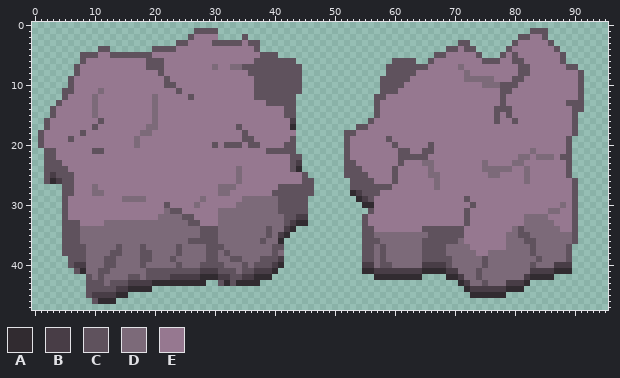
File history of a sprite sheet, assets/_data/images/mountains.png. Above, as it was before the edit.
The file is 96x48 pixels.
Palette (. is transparent): A #312b30  B #483d46  C #5f525d  D #7c6a79  E #967890
Pixels before (only the part around the change), first column x 0:
 0 ................................................................................................
 1 ...........................CCCC....................................................CCC..........
 2 ..........................CEEEE....C.............................................CCEEC..........
 3 ........................CCEEEECCCCCECC.................................CC.......CEEEEEC.........
 4 ...........CC.......CCCCEEEEEEEEEEEEEC...............................CCECC.....CEEEEEEEC........
 5 ........CCCEECCCCCCCEEEEEEEEEEEEEEEEEECCC..........................CCEEEEEC...CECEEEEEEEC.......
 6 ........CEEEEEEEEEECCCEEEEEEEEEEEEEEECCCCCCC................CCCC..CEEEEEEEECCCEECCEEEEEEC.......
 7 .......CEEEEEEEEEEECCCEEEEEEEEDEEDDCCCCCCCCCC..............CCCCCCCEEEEEDEEEEEEEEECCEEEEEECC.....
 8 .......CEEEEEEEEEEEEECEEEEEEEEEEEEEECCCCCCCCC..............CCCCCEEEEEEEEDEEEEEEEECCEEEEEEEEC....
 9 ......CEEEEEEEEEEEEEEECEEEEEEEEEEEEEECCCCCCCC.............CCCCCEEEEEEEEEDDDDDEEECCEEEEEEEEEC....
10 ......CEEEEEEEEEEEEEEECCEEEEEEEEEEEEECCCCCCCC.............CCCCEEEEEEEEEEEEEDDDCCCEEEEEEEEEEC....
11 .....CCEEEEDEEEEEEEEEEEECEEEEEEEEEEEECCCCCCCC.............CCCEEEEEEEEEEEEEEEEECCEEEEEEEEEEEC....
12 .....CEEEEDEEEEEEEEEDEEEEECEEEEEEEEEECCCCCCC.............CCEEEEEEEEEEEEEEEEEEECEEEEEEEEEEEEC....
13 ....CEEEEEDEEEEEEEEEDEEEEEEEEEEEEEEEEEECCCCC.............CEEEEEEEEEEEEEEEEEEEECEEEEEEEEEECCC....
14 ...CEEEEEEDEEEEEEEEEDEEEEEEEEEEEEEEEEEEEEECC.............CEEEEEEEEEEEEEEEEEEECCCEEEEEEEEEECC....
15 ...CEEEEEEDEEEEEEEEEDEEEEEEEEEEEEEEEEEEEEECC.............CEEEEEEEEEEEEEEEEEEECECEEEEEEEEEEC.....
16 ..CEEEEEEEECEEEEEEEEDEEEEEEEEEEEEEEEEEEEEEEB............CEEEEEEEEEEEEEEEEEEEECEECEEEEEEEEEC.....
17 ..CEEEEEEECEEEEEEEEDDEEEEEEEEEEEEECEEEEEEEEA..........CCEEEEEEEEEEEEEEEEEEEEEEEEEEEEEEEEEEC.....
18 .CEEEEEECEEEEEEEEEDDEEEEEEEEEEEEEEECEEEEEEEE........CCEEEEEEEEEEEEEEEEEEEEEEEEEEEEEEEEEEEEC.....
19 .CEEEECEEEEEEEEEEDEEEEEEEEEEEEEEEEECCEEEEEEC........CEEEEEECEEEEEEEEEEEEEEEEEEEEEEEEEEEEEC......
20 .CEEEEEEEEEEEEEEEDEEEEEEEEEEEECECCCECCEEEECC........CEEEEEEECEEEEECEEEEEEEEEEEEEEEEEEEEEEC......
21 ..CCEEEEEECCEEEEEEEEEEEEEEEEEEEEEEEEEEECCCCC........CEEEEEEEECCEECCEEEEEEEEEEEEEEEEDEEEEEC......
22 ..CCEEEEEEEEEEEEEEEEEEEEEEEEEEEEEEEEEEEEEEECC.......CEEEEEEEECCCCCEEEEEEEEEEEEEEEDDEDDDECC......
23 ..CCCEEEEEEEEEEEEEEEEEEEEEEEEEEEEEEEEEEEEEECB.......CCEEEEEEECEEEDDEEEEEEEEDEEEEDDEEEEEEEC......
24 ..CCCCEEEEEEEEEEEEEEEEEEEEEEEEEEEEDEEEEEEEECA.......CCCEEEEECEEEEEDEEEEEEEEDDDDDEEDEEEEEEC......
25 ..CBCCCEEEEEEEEEEEEEEEEEEEEEEEEEEEDEEEEEEEEEEC......CCCCEEEECEEEEEDDEEEEEEEEDDEEEEDEEEEEEC......
26 ..CABCCEEEEEEEEEEEEEEEEEEEEEEEEEEEDEEEEEEEEEECC......CCCCEEECEEEEEEDEEEEEEEEEEEEEEDEEEEEEEC.....
27 .....CCEEEDEEEEEEEEEEEEEEEEEEEEDDDEEEEEEECCCCCC......CCCCCCCEEEEEEEDEEEEEEEEEEEEEEEEEEEEEEC.....
28 .....CCEEEDDEEEEEEEEEEEEEEEEEEEDDEEEEEEECCCCCCC......ABCCCEEEEEEEEEEEEEEEEEEEEEEEEEEEEEEEEC.....
29 .....CEEEEEEEEEDDDDEEEEEEEEEDEEEEEEDDDDDDCCCCC........ABCEEEEEEEEEEEEEEECEEEEEEEEEEEEEEEEEC.....
30 .....CEEEEEEEEEEEEEEEECEEEEDEEEEEEDDDDDDDCCCCC.........AAEEEEEEEEEEEEEEEECEEEEEEEEEEEEEEDEC.....
31 .....CEEEEEEEEEEEEEEEEDCCEEEEEEDDDDDDDDDDCCCCC..........CEEEEEEEEEEEEEEECEEEEEEEEEEEEEDDEEC.....
32 .....CEEEEEEEEEEEEEEEDDDDCCEEEEDDDDDDDDDDDCCBB.........CEEEEEEEEEEEEEEEECEEEEEEEEEDDDDEEEEC.....
33 .....CCCEEEEDDDDDDDDDDDDDDCCEEEDDDDDDDDDDDCBAA.........CEEEEEEEEEEEEEEEECEEEEEEEEEDDDDDEEEC.....
34 .....CCCDDDDDDDDDDDDDDDDDDDDCCCDDDDDDDDCDDBA...........CCEEEEEEEECCCCCCCEEEEEEEEDCDDDDDDEEC.....
35 .....CCCDDDDDDDDDDDDDDDDDDDDCCCDDDDDDDDCDBA............CCDDDDDDDDDCCCCCCEEEEEEEDDCCDDDDDDDC.....
36 .....CCCDDDDDDDDDDDDDDDDDDCCCCCDDDDDDDCDDA.............CCCDDDDDDDCCCCCCDEEEEEEEDDDCCDDDDDDC.....
37 .....CCCCDDDDDCDDDCDDDDDCDDDDCCCDDDDDDDDCC.............CCDCDDDDDDCCCCDDDDEEEEEEDDDDCDDDDDC......
38 .....CCCCDDDDCCDDDCCDDDDCDDDDCCDCDDDDDDDCD.............CCDCDDDDDDCCCCDDDDDEEDDDDDDDCDDDDDC......
39 ......CCCDDDCCDDDDCCDDDCDDDDDCCDDCCDDDCCCB.............CCDCDDDDDDCCCCCDDDDDCDDDDDDDDCDDDDC......
40 ......CBBDDDCCDDDDCDDDDDCDDDCCCCDDDCDCCCBA.............BBDCCDDDDDBBBBCDDDDDCDDDDDDDCDDDBBB......
41 .......CADDCCDDDDDDCCCCCCCCCBBBCCCDCCBBBA..............AABBBBBBBBAAAABBDDDCDDDDDDDDBBBBAAA......
42 .........CDCDDDDCCDCCCCBBBBBAAABBCCBBAAA.................AAAAAAAA....AABDDCDDDDDDDBAAAA.........
43 .........CCCDCCCBBBBAAAAAAAAA..CACAAAA.................................ABDDCDDDBBBA.............
44 .........CCCCCBBAAAA....................................................ABBBBBBAAA..............
45 .........CBBBBAA.........................................................AAAAAA.................
46 ..........CAAA..................................................................................
47 ................................................................................................
Now the later version:
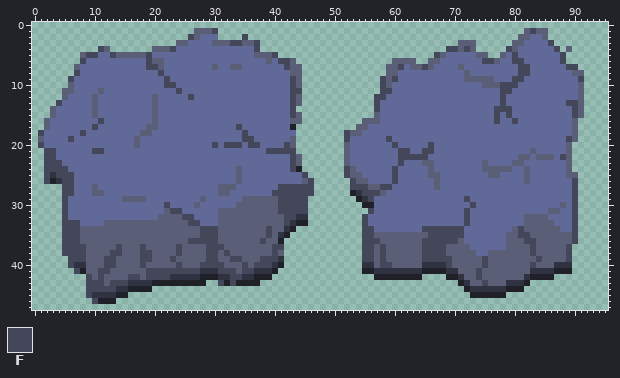
Colours new in this view: F #434759
The exact change:
colour A: #312b30 -> #1f2028
colour B: #483d46 -> #2f3241
colour D: #7c6a79 -> #5a5f77
colour E: #967890 -> #616998
Changed rows in their new state; - is a pixel that keeps its letter.
first column x 1:
 1 --------------------------DDDF---------------------------------------------------DFDD------
 2 -------------------------FD-------F---------------------------------------------DD--D------
 3 -----------------------DD----DDDFFDDF---------------------------------DDD------DD----F-----
 4 ----------FD-------DDDF-------------F-------------------------------FFDFD-----FD------F-D--
 5 -------DFF--FDDDDDF-----------------DDDF--------------------------FD-----DD--D-F-------F---
 6 -------F----------FDD---------------EEDEFFD----------------DDDD--DD-------FFD--FF------F---
 7 ------D-----------FFD-------------EEEEEEEFDD--------------DDFEDDFD--------------FF------FF-
 8 ------F-------------F--------------EEEEEEEDD--------------DDEEE-----------------FF-------DD
 9 -----F---------------F--------------EEEEEEFD-------------FDFEE-----------------FF---------F
10 -----D---------------FF-------------EEEEEEFD-------------FDEE----------------FFF----------D
11 ----DD-----------------F------------EEEEEEFF-------------FFE-----------------FF-----------D
12 ----D--------------------F----------EEEEEEFD------------FF-------------------F------------D
13 ---F----------------------------------EEEEFD------------F--------------------F----------FFD
14 --D--------------------------------------EF-------------F-------------------FFF----------FD
15 --D--------------------------------------EFD------------D-------------------F-F----------FD
16 -D--------F-------------------------------DD----------DDD-------------------F--F---------D-
17 -D-------F-----------------------F-------------------DD----------------------------------D-
18 F------F--------------------------F----------------FDD-----------------------------------D-
19 D----F----------------------------FF------D--------F------F-----------------------------FD-
20 F----------------------------F-FFF-FF----FD--------D-------F-----F----------------------D--
21 -FF------FF---------------------------FFFFF--------D--------FF--FF----------------------D--
22 -FF---------------------------------------FD-------D--------FFFFF----------------------FD--
23 -FFF--------------------------------------FD-------DE-------F---------------------------D--
24 -FFFF-------------------------------------F--------FDE-----F----------------------------D--
25 -F-FFF--------------------------------------F------FDDE----F----------------------------DD-
26 -F--FF--------------------------------------DF------FDDE---F-----------------------------F-
27 ----FF----------------------------------FFFFFF------FFFDDFF------------------------------F-
28 ----FF---------------------------------FFFFFFF--------FFFD-------------------------------F-
29 ----F-----------------------------------FFFFF----------F---------------F-----------------F-
30 ----F----------------F------------------FFFFF---------------------------F----------------F-
31 ----F-----------------FF----------------FFFFF----------F---------------F-----------------F-
32 ----F-------------------FF---------------FF-----------F----------------F-----------------F-
33 ----FFF------------------FF--------------F------------F----------------F-----------------F-
34 ----FFF--------------------FFF--------F---------------FF--------FFFFFFF---------F--------F-
35 ----FFF--------------------FFF--------F---------------FF---------FFFFFF---------FF-------F-
36 ----FFF------------------FFFFF-------F----------------FFF-------FFFFFF-----------FF------F-
37 ----FFFF-----F---F-----F----FFF--------FF-------------FF-F------FFFF--------------F-----F--
38 ----FFFF----FF---FF----F----FF-F-------F--------------FF-F------FFFF--------------F-----F--
39 -----FFF---FF----FF---F-----FF--FF---FFF--------------FF-F------FFFFF-----F--------F----F--
40 -----F-----FF----F-----F---FFFF---F-FFF------------------FF---------F-----F-------F--------
41 ------F---FF------FFFFFFFFF---FFF-FF-------------------------------------F-----------------
42 --------F-F----FF-FFFF----------FF---------------------------------------F-----------------
43 --------FFF-FFF---------------F-F-----------------------------------------F----------------
44 --------FFFFF------------------------------------------------------------------------------
45 --------F----------------------------------------------------------------------------------
46 ---------F---------------------------------------------------------------------------------
Changed places in both pictures, as pixel boxes (x1, y1, x2, y2):
changed: (38, 28, 314, 304)
changed: (344, 28, 584, 298)
